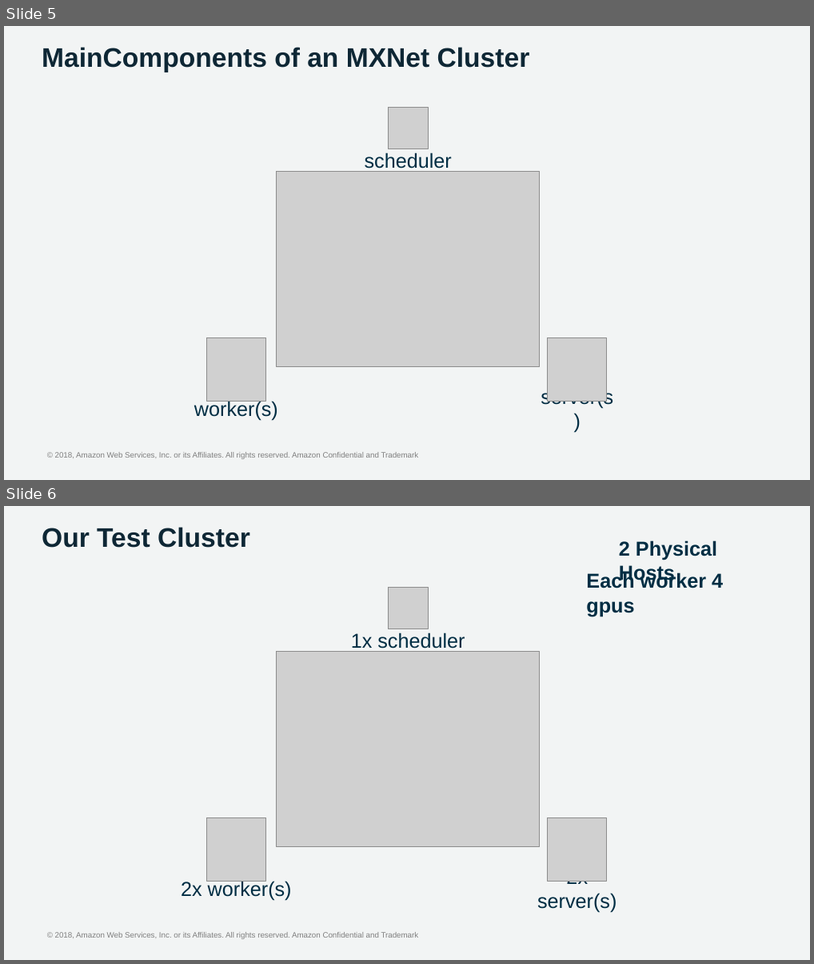
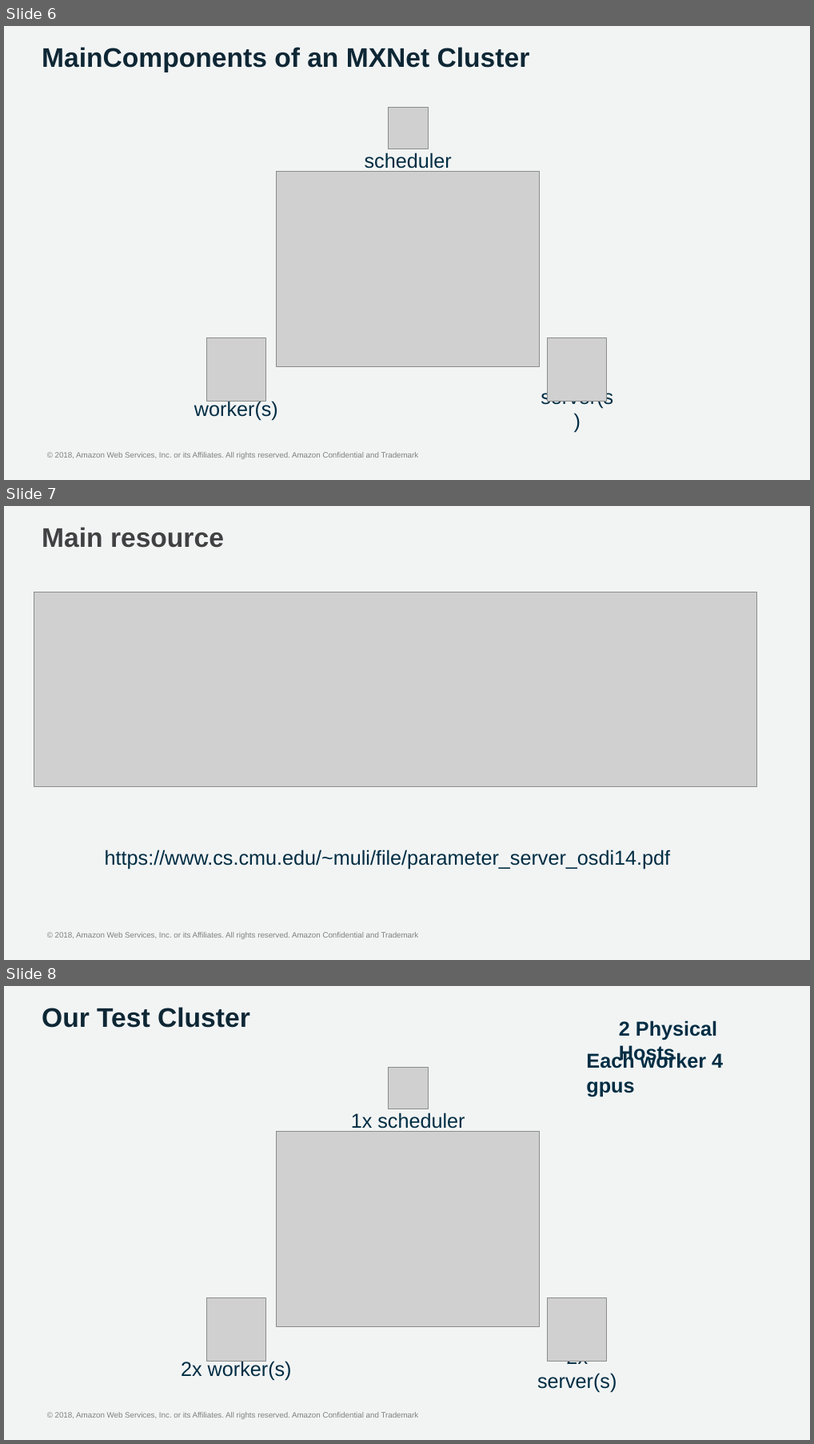
Before and after one commit to Ishitori/MXNetWorkshopHongKong, a slide deck: distributed_training/distributed_training.pptx. Shown one above the other, each under a label of ours: slides 5 and 6 before the commit, slides 6, 7 and 8 after it. The pictures are 814x964 and 814x1444 pixels, drawn with LibreOffice and Linux fonts; fonts in the diff are those of the drawing; grey boxes stand for pictures; background and template pictures are left out. Boxes give left, top, right and bottom in pixels: in the first picture for what was removed or moved away, otherwise in the second. Text is boxed around its words. In the diff, an @@ line names an element or a change of style, - is before the commit and + after.

Commit message:
Few slides added

```diff
--- a/distributed_training/distributed_training.pptx
+++ b/distributed_training/distributed_training.pptx
@@ slide 7 added at bbox=[4, 506, 810, 960], background #F2F4F4; not listed: 1 template element that a slide beside it also shows @@
@@ title added at bbox=[42, 527, 224, 548], 24 pt, text #414042, bold @@
+Main resource
@@ picture added at bbox=[34, 592, 757, 787] @@
@@ text added at bbox=[105, 849, 670, 869], 18 pt, text #002D43 @@
+https://www.cs.cmu.edu/~muli/file/parameter_server_osdi14.pdf
@@ what was slide 5 is now slide 6 @@
@@ what was slide 6 is now slide 8 @@
```
Also in this commit, not shown: 1 other slide added.
